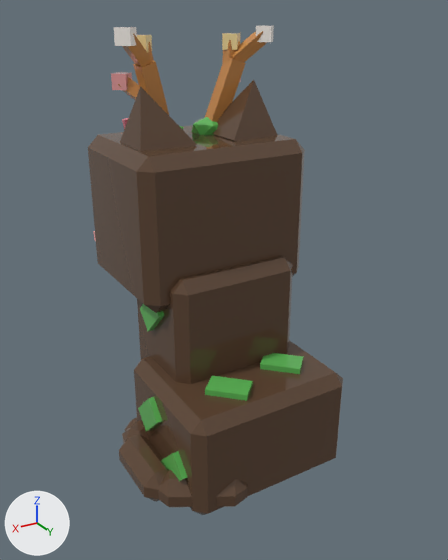
An edit to the glTF model assets/cat-cafe/exports/CatCafe_Cat_OldOak_Sit.glb, drawn before and after from the same camera.
The view is the same before and after, from a 50 mm lens placed at (1.43, 2.43, 2.14), pointed at (0.01, 0.06, 0.95). Lighting does not change. The marker at lower left points along +X, +Y and +Z. The older version comes first.

The older version as bpy lines, for what is in view:
```python
me_catcafe_cat_oldoak_sit_earr = bpy.data.meshes.new('CatCafe_Cat_OldOak_Sit_EarR')
me_catcafe_cat_oldoak_sit_earr.from_pydata(...)  # 13 vertices, 18 faces; spans x -0.11..0.169, y -0.142..0.142, z -0.027..0.282
me_catcafe_cat_oldoak_sit_earr.materials.append(mat_catcafe_palette)
me_catcafe_cat_oldoak_sit_head = bpy.data.meshes.new('CatCafe_Cat_OldOak_Sit_Head')
me_catcafe_cat_oldoak_sit_head.from_pydata(...)  # 96 vertices, 152 faces; spans x -0.437..0.437, y -0.537..0.219, z -0.095..0.627
me_catcafe_cat_oldoak_sit_head.materials.append(mat_catcafe_palette)
me_catcafe_cat_oldoak_sit_tail = bpy.data.meshes.new('CatCafe_Cat_OldOak_Sit_Tail')
me_catcafe_cat_oldoak_sit_tail.from_pydata(...)  # 72 vertices, 132 faces; spans x -0.039..0.398, y -0.782..0.06, z -0.086..0.086
me_catcafe_cat_oldoak_sit_tail.materials.append(mat_catcafe_palette)
ob_catcafe_cat_oldoak_sit_earr = bpy.data.objects.new('CatCafe_Cat_OldOak_Sit_EarR', me_catcafe_cat_oldoak_sit_earr)
ob_catcafe_cat_oldoak_sit_earr.location = (-0.266, -0.171, 1.567)
ob_catcafe_cat_oldoak_sit_head = bpy.data.objects.new('CatCafe_Cat_OldOak_Sit_Head', me_catcafe_cat_oldoak_sit_head)
ob_catcafe_cat_oldoak_sit_head.location = (0.0, -0.095, 0.969)
ob_catcafe_cat_oldoak_sit_tail = bpy.data.objects.new('CatCafe_Cat_OldOak_Sit_Tail', me_catcafe_cat_oldoak_sit_tail)
ob_catcafe_cat_oldoak_sit_tail.location = (0.19, 0.513, 0.104)
# also in view: 'CatCafe_Cat_OldOak_Sit_EarL' at (0.24, -0.17, 1.7); 'CatCafe_Cat_OldOak_Sit_Prop' at (0.0, -0.27, 1.82); 'CatCafe_Cat_OldOak_Sit_Body' at (0.0, 0.09, 0.52)
```
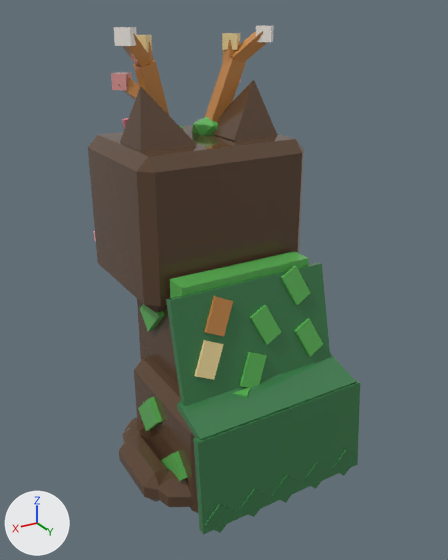
Location of each change, [x1, y1, x2, y2] in pixels of the pictures (448 x 560 px):
'CatCafe_Cat_OldOak_Sit_Prop2', added (green): after [166, 251, 360, 534]
'CatCafe_Cat_OldOak_Sit_Body', unchanged, covered by the edit: before [125, 256, 343, 515]; after [125, 299, 250, 513]

The edits, one by one:
Mesh me_catcafe_cat_oldoak_sit_prop2 is new.
It has 120 vertices, 180 faces and spans x -0.446..0.446, y 0.147..0.613, z 0.005..1.064.
It uses material mat_catcafe_palette.
Object 'CatCafe_Cat_OldOak_Sit_Prop2' (ob_catcafe_cat_oldoak_sit_prop2) is new; it shows me_catcafe_cat_oldoak_sit_prop2.
Its location is (0.0, 0.0, 0.0).
